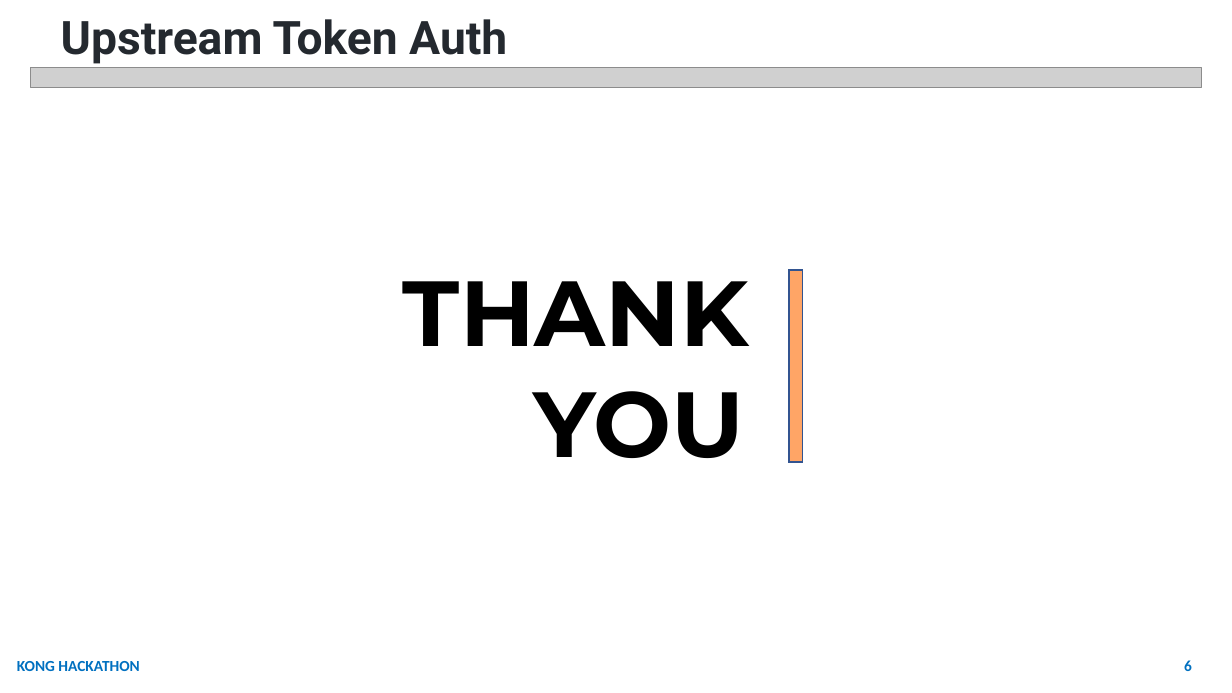
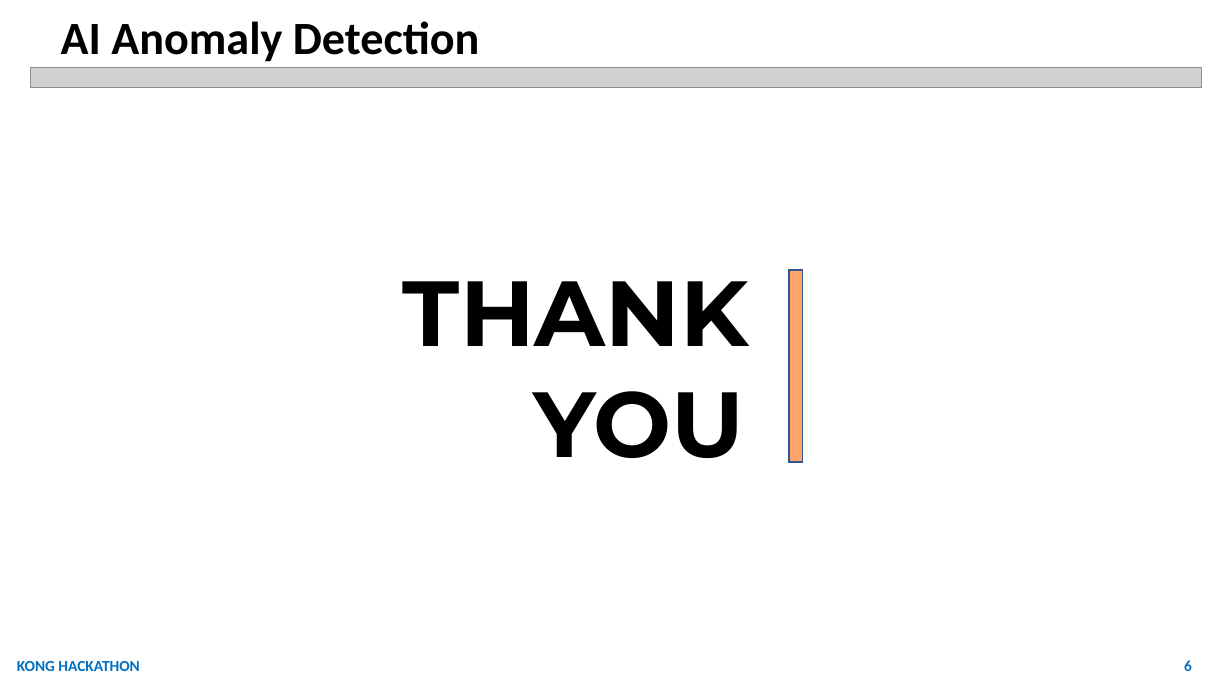
Before and after one commit to mayankmurari/kong-plugin-ai-anamoly-detection, a slide deck: slide 7 of Kong-Hackathon.pptx. Drawn at 1232x693 pixels with LibreOffice and Linux fonts; fonts in the diff are those of the drawing; grey boxes stand for pictures. Boxes give left, top, right and bottom in pixels: in the first picture for what was removed or moved away, otherwise in the second. Text is boxed around its words. In the diff, an @@ line names an element or a change of style, - is before the commit and + after.

Commit message:
updated ppt

```diff
--- a/Kong-Hackathon.pptx
+++ b/Kong-Hackathon.pptx
@@ text at [61,21,480,62]: text changed; font Roboto to Calibri; text colour #24292F to #000000 @@
-Upstream Token Auth
+AI Anomaly Detection
```
